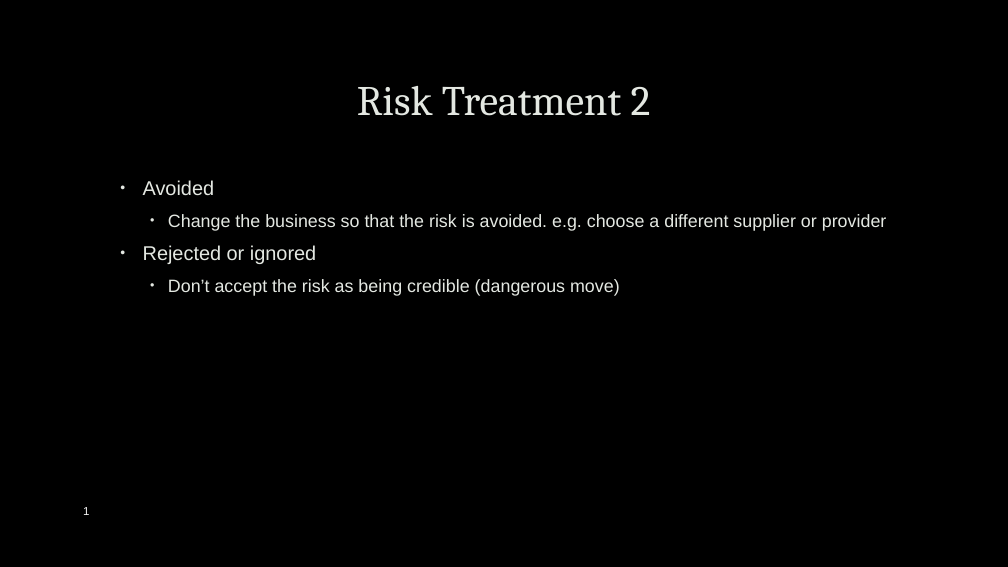
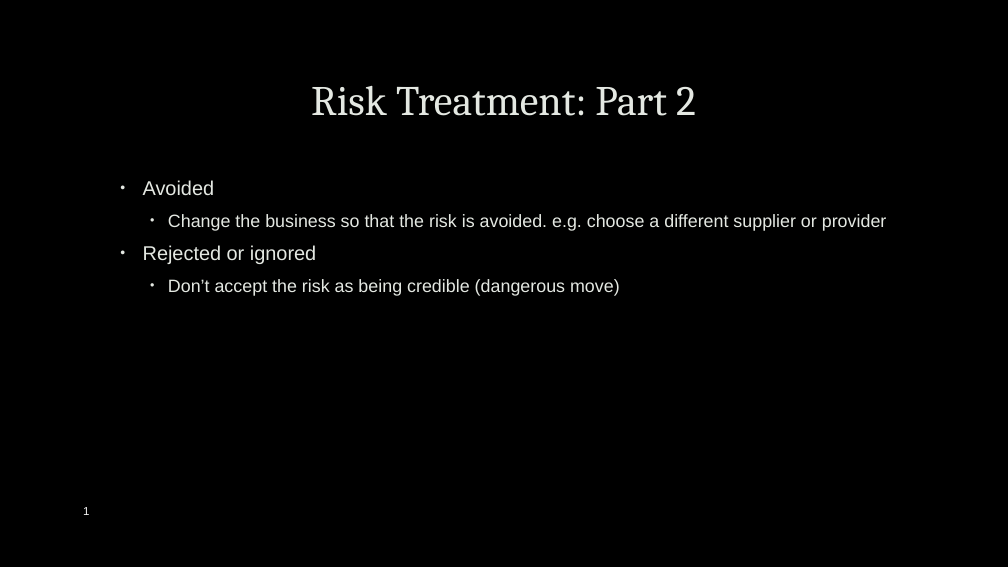
Before and after one commit to uwacsp/cits1003, a slide deck: slide 17 of Lectures/CITS1003-7 Security Management.pptx (slide 18 before the commit). Drawn at 1008x567 pixels with LibreOffice and Linux fonts; fonts in the diff are those of the drawing; background and template pictures are left out. Boxes give left, top, right and bottom in pixels: in the first picture for what was removed or moved away, otherwise in the second. Text is boxed around its words. In the diff, an @@ line names an element or a change of style, - is before the commit and + after.

```diff
--- a/Lectures/CITS1003-7 Security Management.pptx
+++ b/Lectures/CITS1003-7 Security Management.pptx
@@ title at <box>311,86,696,116</box>: text changed @@
-Risk Treatment 2
+Risk Treatment: Part 2
```
Also in this commit, not shown: 9 other slides changed, 2 slides removed.
